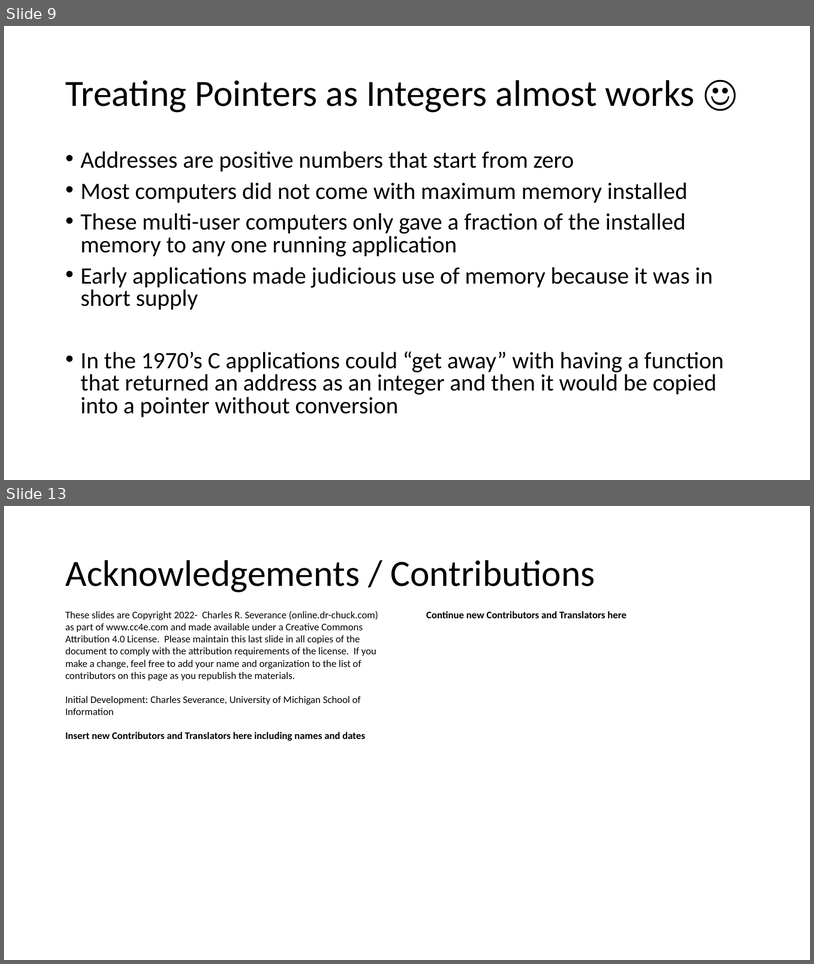
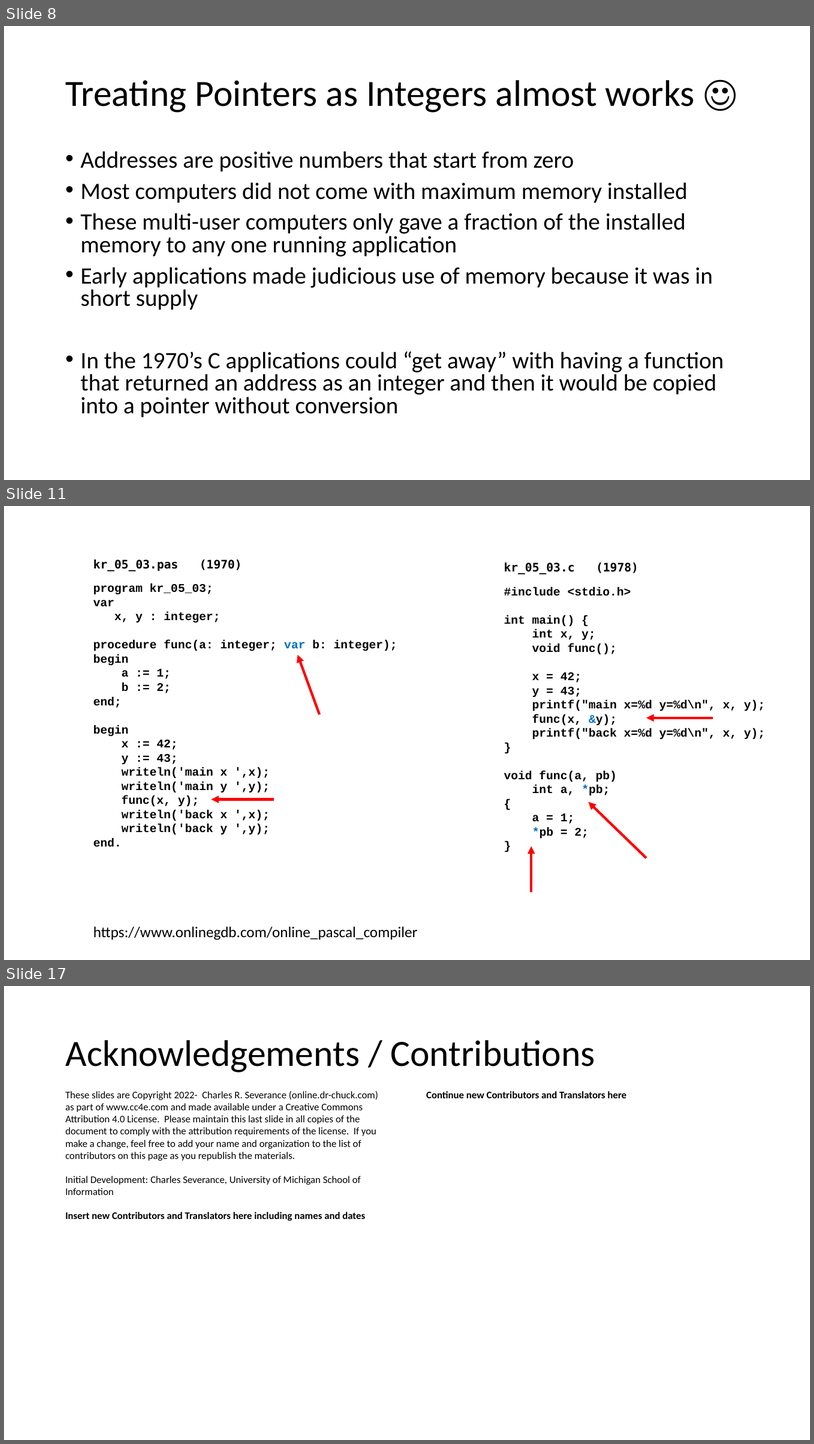
Before and after one commit to csev/cc4e, a slide deck: lectures/KR-5.pptx. Shown one above the other, each under a label of ours: slides 9 and 13 before the commit, slides 8, 11 and 17 after it; the slides between them are not shown. The pictures are 814x964 and 814x1444 pixels, drawn with LibreOffice and Linux fonts; fonts in the diff are those of the drawing. Boxes give left, top, right and bottom in pixels: in the first picture for what was removed or moved away, otherwise in the second. Text is boxed around its words. In the diff, an @@ line names an element or a change of style, - is before the commit and + after.

```diff
--- a/lectures/KR-5.pptx
+++ b/lectures/KR-5.pptx
@@ slide 11 added at box(4, 506, 810, 960), background #FFFFFF @@
@@ text added at box(93, 559, 242, 571), 14 pt, text #000000, bold @@
+kr_05_03.pas (1970)
@@ text added at box(504, 562, 639, 574), 14 pt, text #000000, bold @@
+kr_05_03.c (1978)
@@ text added at box(93, 583, 398, 847), 14 pt, text #000000, bold @@
+program kr_05_03;
+var
+x, y : integer;
+procedure func(a: integer; var b: integer);
+begin
+a := 1;
+b := 2;
+end;
+begin
+x := 42;
+y := 43;
+writeln('main x ',x);
+writeln('main y ',y);
+func(x, y);
+writeln('back x ',x);
+writeln('back y ',y);
+end.
@@ text added at box(504, 587, 765, 838), 14 pt, text #000000, bold @@
+#include <stdio.h>
+int main() {
+int x, y;
+void func();
+x = 42;
+y = 43;
+printf("main x=%d y=%d\n", x, y);
+func(x, &y);
+printf("back x=%d y=%d\n", x, y);
+}
+void func(a, pb)
+int a, *pb;
+{
+a = 1;
+*pb = 2;
+}
@@ arrow added from (320, 714) to (298, 655), #FF0000 3 pt @@
@@ arrow added from (713, 718) to (647, 718), #FF0000 3 pt @@
@@ arrow added from (275, 799) to (212, 799), #FF0000 3 pt @@
@@ arrow added from (647, 858) to (589, 802), #FF0000 3 pt @@
@@ arrow added from (531, 891) to (531, 846), #FF0000 3 pt @@
@@ text added at box(93, 926, 418, 940), 18 pt, text #000000 @@
+https://www.onlinegdb.com/online_pascal_compiler
@@ what was slide 9 is now slide 8 @@
@@ what was slide 13 is now slide 17 @@
```
Also in this commit, not shown: 4 slides changed, 4 other slides added, 1 slide removed, 2 other files.
